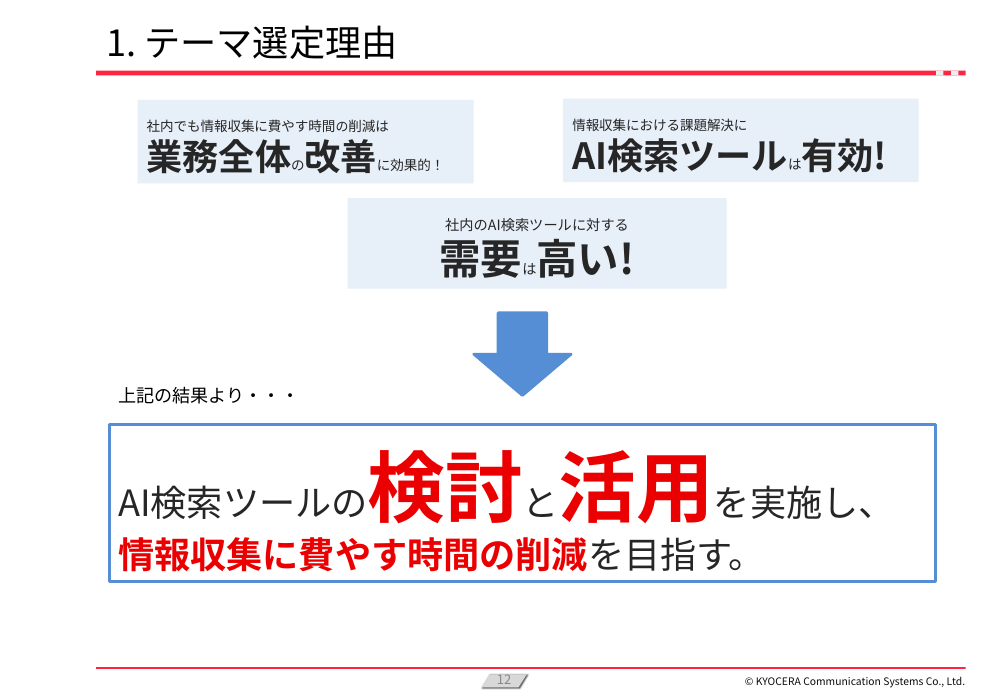
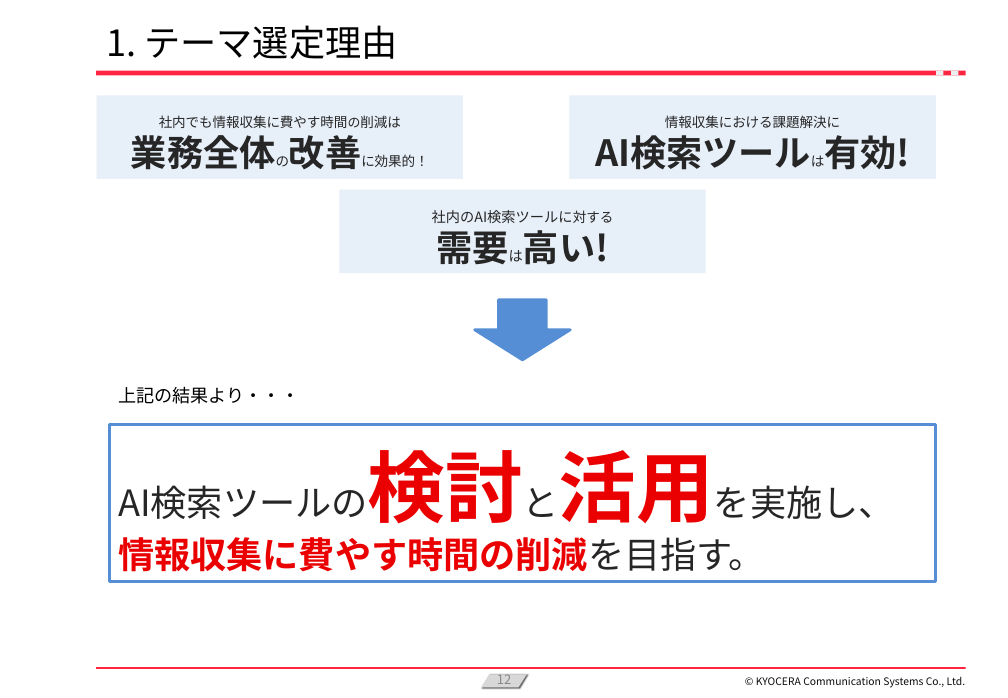
Before and after one commit to KanataOsako/SCSA, a slide deck: slide 12 of src/研究レポート/業務改善【大迫かなた】2024年予選会資料.pptx. Drawn at 1008x698 pixels with LibreOffice and Linux fonts; fonts in the diff are those of the drawing; background and template pictures are left out. Boxes give left, top, right and bottom in pixels: in the first picture for what was removed or moved away, otherwise in the second. Text is boxed around its words. In the diff, an @@ line names an element or a change of style, - is before the commit and + after.

```diff
--- a/src/研究レポート/業務改善【大迫かなた】2024年予選会資料.pptx
+++ b/src/研究レポート/業務改善【大迫かなた】2024年予選会資料.pptx
@@ rectangle "社内でも情報収集に費やす時間の削減は" at <box>97,95,464,179</box>: alignment left to centre @@
@@ rectangle "社内でも情報収集に費やす時間の削減は": place and size @@
-rectangle "社内でも情報収集に費やす時間の削減は" at <box>138,100,474,183</box>
+rectangle "社内でも情報収集に費やす時間の削減は" at <box>97,95,464,179</box>
@@ rectangle "情報収集における課題解決に": place and size @@
-rectangle "情報収集における課題解決に" at <box>563,99,919,182</box>
+rectangle "情報収集における課題解決に" at <box>570,95,936,179</box>
@@ rectangle "情報収集における課題解決に" at <box>570,95,936,179</box>: alignment left to centre @@
@@ rectangle "社内のAI検索ツールに対する": place and size @@
-rectangle "社内のAI検索ツールに対する" at <box>348,198,728,289</box>
+rectangle "社内のAI検索ツールに対する" at <box>340,190,706,274</box>
@@ rectangle "社内のAI検索ツールに対する" at <box>340,190,706,274</box>: size 11 to 10.5 pt in "社内のAI検索ツールに対する"; size 32 to 28 pt in "需要は高い!" @@
@@ down arrow: place and size @@
-down arrow at <box>474,313,571,396</box>
+down arrow at <box>475,300,571,360</box>
```
Also in this commit, not shown: 29 other slides changed, 3 slides added, 1 slide removed, 1 other file.
